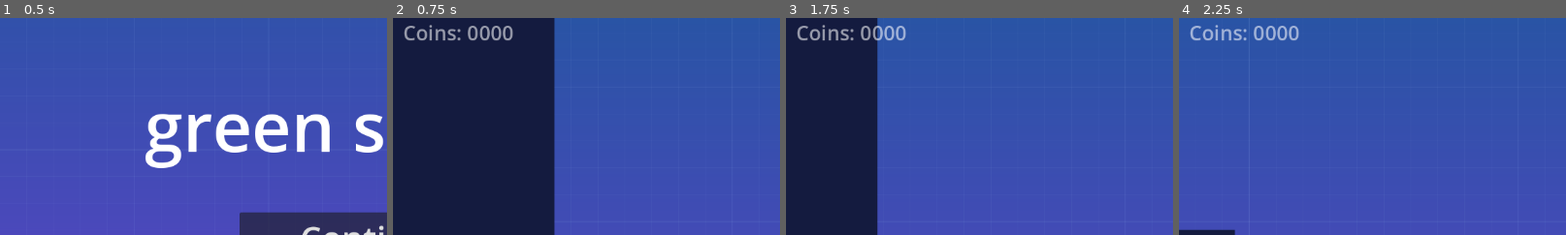
Above: before the commit, frames 1-4 (left to right).
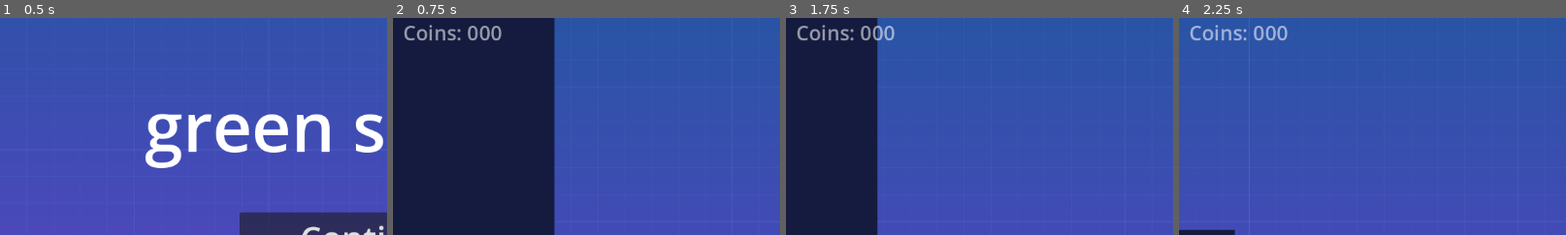
Above: after the commit, the same moments.

Repository: Aoshua/Geometric-2D-Platformer
Game: Godot game, scene res://src/ui/menus/main_menu.tscn
Same seed, same stepped clock (60 frames per second), same inputs: the game is played once before the commit and once after it.
Inputs (mouse positions are % of the whole screen's width and height, from its top left):
- Up to frame 1 (0.5 s): no input
- Up to frame 2 (0.75 s): click "Continue" at 0.5 s
- Up to frame 3 (1.75 s): tap Enter at 1.25 s; move the mouse to (72, 45) at 1.27 s; hold D (move_right) from 1.28 s (still down); click (72, 45) at 1.42 s; tap W (jump) at 1.52 s
- Up to frame 4 (2.25 s): release D (move_right) at 2 s; drag from (30, 55) to (50, 81) at 2.02 s
The pictures show only the part of the screen within x 0-50%, y 2-52%; the shares and areas given below are measured in that part.

Frame 1 is identical in both runs. In frame 2, 0.1% of the frame differs, in the area x 28-32%, y 3-11%; in frame 3, 0.1%; in frame 4, 0.1%.

Commit message:
3: coins per level

Diff:
--- a/src/actors/player.gd
+++ b/src/actors/player.gd
@@ -1,5 +1,4 @@
 extends Actor
-
 
 @export var stomp_impulse = 500.0
 const JUMP_FORCE = 1300.0
@@ -7,20 +6,25 @@
 const GRAVITY = 3000.0
 
 var is_dead = false
+var current_coins = 0
 
 func _ready():
-	Global.connect("coins_changed", _on_coins_changed)
 	update_coin_label()
 
+# Called by coin on collision
+func collect_coin():
+	current_coins += 1
+	update_coin_label()
 
-func _on_coins_changed():
-	update_coin_label()
+# Called by portal on collision
+func bank_coins():
+	Global.add_coins(current_coins)
 
 
 func update_coin_label():
 	var coin_label = %CoinsLabel
 	if coin_label:
-		coin_label.text = "Coins: " + str(Global.coins).pad_zeros(4)
+		coin_label.text = "Coins: " + str(current_coins).pad_zeros(3)
 
 
 func _on_enemy_detector_area_entered(area: Area2D) -> void:
--- a/src/actors/player.tscn
+++ b/src/actors/player.tscn
@@ -107,7 +107,7 @@
 offset_right = 10.0
 offset_bottom = 23.0
 theme_override_font_sizes/font_size = 30
-text = "Coins: 0000"
+text = "Coins: 000"
 
 [connection signal="area_entered" from="EnemyDetector" to="." method="_on_enemy_detector_area_entered"]
 [connection signal="body_entered" from="EnemyDetector" to="." method="_on_enemy_detector_body_entered"]
--- a/src/global.gd
+++ b/src/global.gd
@@ -47,6 +47,7 @@
 	# Set unlocked levels, defaulting to level 1 if not found
 	unlocked_levels = json.data["unlocked_levels"]
 	coins = json.data["coins"]
+	print("Coins loaded: " + str(coins))
 
 
 # Call whenever the user unlocks a new level.
@@ -60,7 +61,7 @@
 	get_tree().change_scene_to_file(level_path)
 
 
-func add_coin():
-	coins += 1
+func add_coins(level_coins: int):
+	print("Coins added: " + str(level_coins))
+	coins += level_coins
 	save_game()
-	emit_signal("coins_changed")
--- a/src/objects/coin.gd
+++ b/src/objects/coin.gd
@@ -4,5 +4,6 @@
 
 
 func _on_body_entered(body):
-	anim_player.play("fade_out")
-	Global.add_coin()
+	anim_player.play("fade_out") # queue_free after this?
+	if body.has_method("collect_coin"):
+		body.collect_coin()
--- a/src/objects/portal.gd
+++ b/src/objects/portal.gd
@@ -4,8 +4,13 @@
 @onready var anim_player: AnimationPlayer = $AnimationPlayer
 @export var next_scene: PackedScene
 
+
 func _on_body_entered(body: Node2D) -> void:
+	if body.has_method("bank_coins"):
+		body.bank_coins()
+
 	teleport() # Doesn't currently distinguish between player and enemy
+
 
 func _get_configuration_warnings() -> PackedStringArray:
 	var warnings = PackedStringArray()
@@ -13,6 +18,7 @@
 		warnings.append("The next scene property can't be empty")
 	return warnings
 
+
 func teleport() -> void:
 	anim_player.play("fade_in")
 	await anim_player.animation_finished
